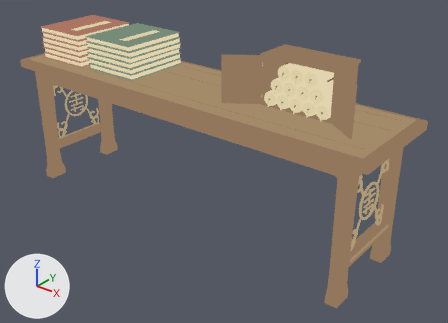
A saved change to the glTF model public/models/tang-study-writing-table.glb.
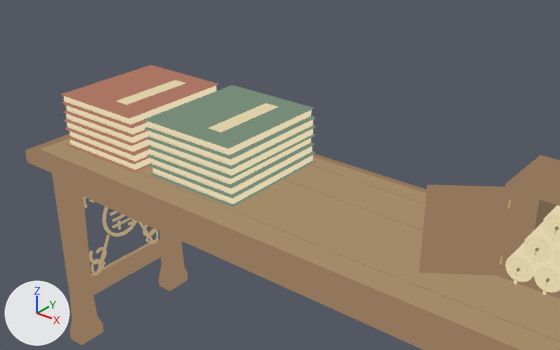
Old and new are each drawn whole from a 50 mm lens placed at (2.09, -2.38, 1.85), pointed at (0.16, 0.03, 0.36) and again close up from a 50 mm lens placed at (1.04, -1.65, 1.85), pointed at (-0.27, -0.02, 0.84). Lighting does not change. The marker at lower left points along +X, +Y and +Z. The first two pictures are the older version. Where no turn or scale is listed for an object, it has been applied to the vertices. Vertices at exactly the same position are counted once.

Objects in the first close-up: 'study_writing_table__book_jade_fine', 'study_writing_table__book_red_fine', 'study_writing_table__carving_fine', 'study_writing_table__label_fine', 'study_writing_table__moulding_fine', 'study_writing_table__paper_fine', 'study_writing_table__wood', 'study_writing_table__wood_fine' and 3 more.
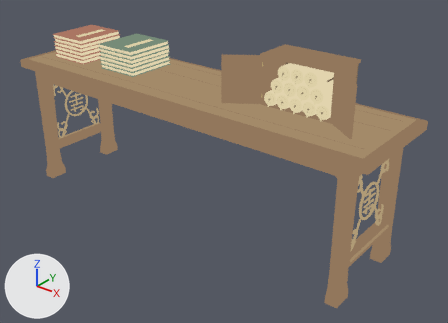
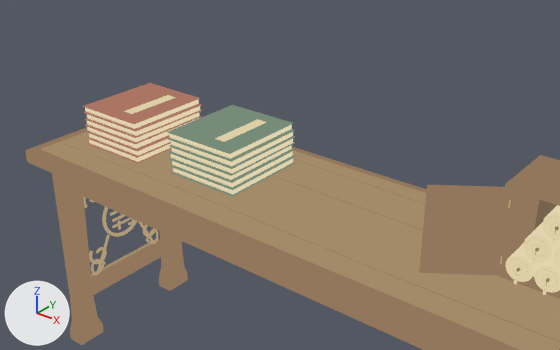
Where the newer file only moved an object's origin or applied its transform, the numbers keep the older frame.

The change, as a list of edits to the scene's bpy script:
```text
Change me_cube_050:
    used by ob_study_writing_table__label_fine; location = (-0.44, 0.026, 0.966)
    remove me_cube_050.from_pydata(...)  # 1552 vertices, 3000 faces; spans x -0.42..1.26, y -0.15..0.13, z -0.19..0.03
    add me_cube_050.from_pydata(...)  # 1552 vertices, 3000 faces; spans x -0.42..1.26, y -0.12..0.1, z -0.19..0.03
    me_cube_050 part 1: the loose piece of 56 vertices spanning x -0.03..0.03, y -0.13..0.13, z 0.0 is scaled about its middle by 0.75, then moved by (-0.01, 0.0, -0.05)
    me_cube_050 part 2: the loose piece of 56 vertices spanning x -0.42..-0.37, y -0.15..0.11, z 0.0 is scaled about its middle by 0.75, then moved by (-0.01, 0.0, -0.05)
Change me_cube_032:
    used by ob_study_writing_table__paper_fine; location = (-0.489, 0.026, 0.794)
    remove me_cube_032.from_pydata(...)  # 1440 vertices, 2784 faces; spans x -0.56..1.31, y -0.22..0.2, z -0.01..0.2
    add me_cube_032.from_pydata(...)  # 1440 vertices, 2784 faces; spans x -0.52..1.31, y -0.17..0.15, z -0.01..0.2
    me_cube_032 part 3: the loose piece of 56 vertices spanning x -0.17..0.17, y -0.2..0.2, z -0.01..0.01 is scaled about its middle by 0.75
    me_cube_032 part 4: the loose piece of 56 vertices spanning x -0.56..-0.23, y -0.22..0.18, z -0.01..0.01 is scaled about its middle by 0.75
    me_cube_032 part 5: the loose piece of 56 vertices spanning x -0.56..-0.23, y -0.22..0.18, z 0.02..0.04 is scaled about its middle by 0.75, then moved by (0.0, 0.0, -0.01)
    me_cube_032 part 6: the loose piece of 56 vertices spanning x -0.56..-0.23, y -0.22..0.18, z 0.05..0.07 is scaled about its middle by 0.75, then moved by (0.0, 0.0, -0.02)
    me_cube_032 part 7: the loose piece of 56 vertices spanning x -0.56..-0.23, y -0.22..0.18, z 0.08..0.1 is scaled about its middle by 0.75, then moved by (0.0, 0.0, -0.03)
    me_cube_032 part 8: the loose piece of 56 vertices spanning x -0.56..-0.22, y -0.22..0.18, z 0.11..0.14 is scaled about its middle by 0.75, then moved by (0.0, 0.0, -0.04)
    me_cube_032 part 9: the loose piece of 56 vertices spanning x -0.56..-0.23, y -0.22..0.18, z 0.14..0.17 is scaled about its middle by 0.75, then moved by (0.0, 0.0, -0.04)
    me_cube_032 part 10: the loose piece of 56 vertices spanning x -0.17..0.17, y -0.2..0.2, z 0.02..0.04 is scaled about the mesh origin by 0.75
    me_cube_032 part 11: the loose piece of 56 vertices spanning x -0.18..0.16, y -0.2..0.2, z 0.05..0.07 is scaled about the mesh origin by 0.75
    me_cube_032 part 12: the loose piece of 56 vertices spanning x -0.17..0.17, y -0.2..0.2, z 0.08..0.1 is scaled about the mesh origin by 0.75
    me_cube_032 part 13: the loose piece of 56 vertices spanning x -0.17..0.17, y -0.2..0.2, z 0.11..0.14 is scaled about the mesh origin by 0.75
    me_cube_032 part 14: the loose piece of 56 vertices spanning x -0.18..0.16, y -0.2..0.2, z 0.14..0.17 is scaled about the mesh origin by 0.75
Change ob_study_writing_table__book_jade_fine:
    ob_study_writing_table__book_jade_fine.location: (-0.489, 0.026, 0.779) -> (-0.49, 0.026, 0.778)
    ob_study_writing_table__book_jade_fine.scale: (1.0, 1.0, 1.0) -> (0.75, 0.75, 0.75)
Change ob_study_writing_table__book_red_fine:
    ob_study_writing_table__book_red_fine.scale: (1.0, 1.0, 1.0) -> (0.75, 0.75, 0.75)
```

Location of each change, (x1, y1, x2, y2) in pixels of the close-ups (560 x 350 px; the box of a moved part takes in the faces that stretch with it):
'study_writing_table__paper_fine', reshaped
    before: (64, 86, 560, 292)
    after: (85, 99, 560, 292)
'study_writing_table__book_jade_fine', moved, rescaled (25% narrower, 24% shorter)
    before: (144, 85, 316, 207)
    after: (167, 105, 295, 197)
'study_writing_table__book_red_fine', rescaled (25% narrower, 24% shorter)
    before: (61, 65, 219, 172)
    after: (83, 83, 202, 164)
'study_writing_table__label_fine', reshaped
    before: (117, 80, 560, 295)
    after: (124, 95, 560, 295)
part 1 of me_cube_050, moved or reshaped
    before: (209, 103, 277, 132)
    after: (215, 119, 267, 142)
part 2 of me_cube_050, moved or reshaped
    before: (117, 80, 185, 105)
    after: (124, 95, 176, 114)
part 3 of me_cube_032, moved or reshaped
    before: (153, 155, 313, 204)
    after: (173, 158, 293, 194)
part 4 of me_cube_032, moved or reshaped
    before: (70, 139, 151, 170)
    after: (89, 140, 171, 162)
part 5 of me_cube_032, moved or reshaped
    before: (69, 131, 149, 161)
    after: (89, 134, 171, 156)
part 6 of me_cube_032, moved or reshaped
    before: (67, 122, 150, 152)
    after: (87, 118, 199, 149)
part 7 of me_cube_032, moved or reshaped
    before: (66, 114, 149, 143)
    after: (87, 113, 200, 142)
part 8 of me_cube_032, moved or reshaped
    before: (66, 105, 147, 134)
    after: (87, 106, 200, 136)
part 9 of me_cube_032, moved or reshaped
    before: (64, 86, 217, 125)
    after: (85, 99, 199, 129)
part 10 of me_cube_032, moved or reshaped
    before: (151, 146, 312, 194)
    after: (172, 151, 293, 187)
part 11 of me_cube_032, moved or reshaped
    before: (149, 138, 311, 184)
    after: (171, 145, 292, 180)
part 12 of me_cube_032, moved or reshaped
    before: (150, 129, 313, 176)
    after: (171, 139, 293, 173)
part 13 of me_cube_032, moved or reshaped
    before: (149, 120, 313, 166)
    after: (171, 132, 293, 166)
part 14 of me_cube_032, moved or reshaped
    before: (147, 110, 311, 155)
    after: (169, 125, 292, 159)
